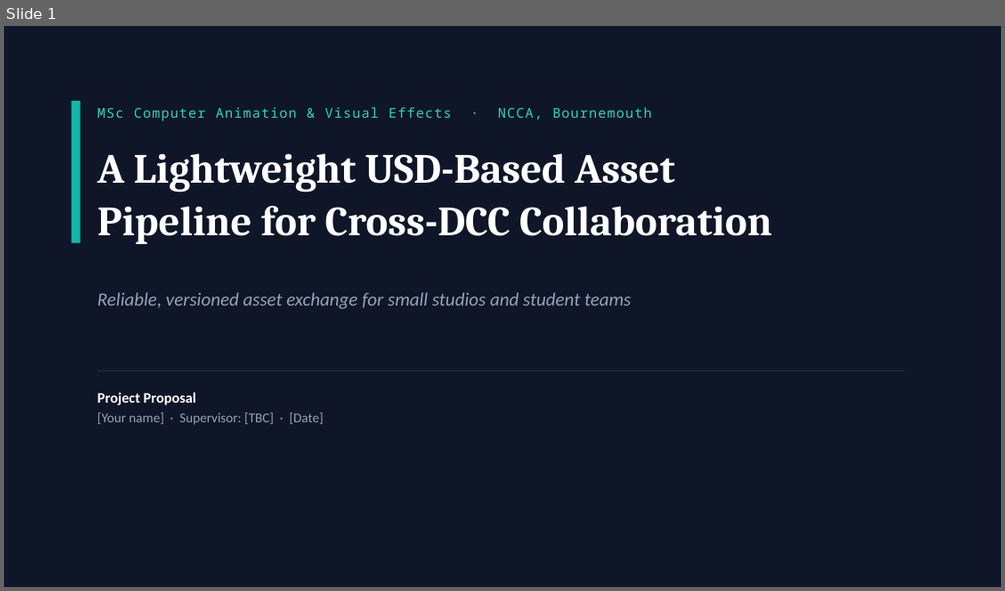
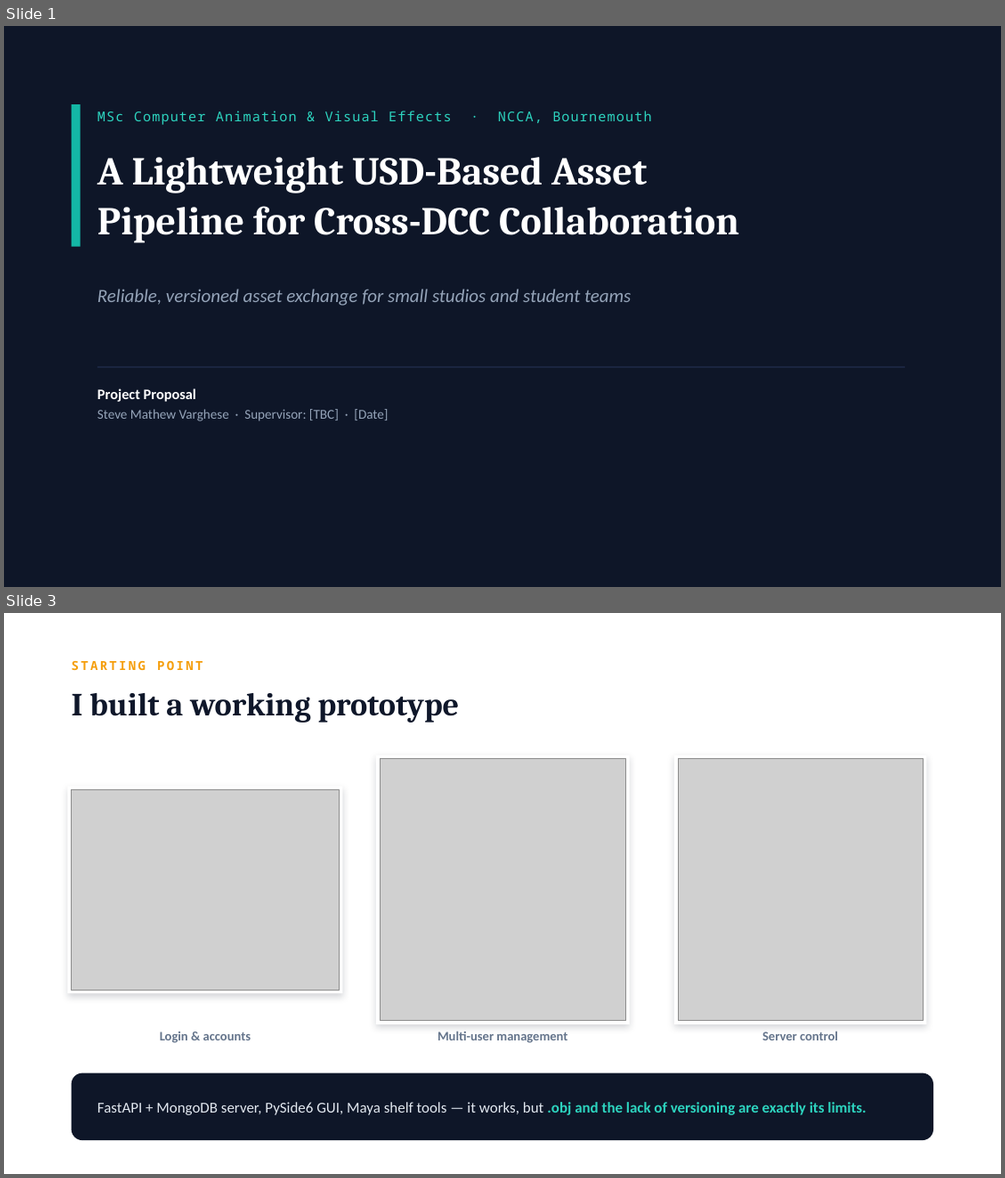
Before and after one commit to steve-mathew-v/usd-asset-pipeline, a slide deck: docs/MSc_Proposal.pptx. Shown one above the other, each under a label of ours: slide 1 before the commit, slides 1 and 3 after it; the slides between them are not shown. The pictures are 1005x591 and 1005x1178 pixels, drawn with LibreOffice and Linux fonts; fonts in the diff are those of the drawing; grey boxes stand for pictures. Boxes give left, top, right and bottom in pixels: in the first picture for what was removed or moved away, otherwise in the second. Text is boxed around its words. In the diff, an @@ line names an element or a change of style, - is before the commit and + after.

```diff
--- a/docs/MSc_Proposal.pptx
+++ b/docs/MSc_Proposal.pptx
@@ slide 3 added at bbox=[4, 613, 1001, 1174], background #FFFFFF @@
@@ text added at bbox=[72, 661, 202, 670], 12 pt, text #F59E0B, bold @@
+STARTING POINT
@@ text added at bbox=[72, 693, 460, 722], 31 pt, text #0F172A, bold @@
+I built a working prototype
@@ rectangle added at bbox=[376, 755, 630, 1024], fill #FFFFFF @@
@@ picture added at bbox=[380, 759, 626, 1021] @@
@@ rectangle added at bbox=[674, 755, 927, 1024], fill #FFFFFF @@
@@ picture added at bbox=[678, 759, 923, 1021] @@
@@ rectangle added at bbox=[67, 786, 343, 993], fill #FFFFFF @@
@@ picture added at bbox=[72, 789, 339, 989] @@
@@ text added at bbox=[160, 1031, 251, 1043], 12.5 pt, text #64748B, bold @@
+Login & accounts
@@ text added at bbox=[437, 1031, 567, 1043], 12.5 pt, text #64748B, bold @@
+Multi-user management
@@ text added at bbox=[762, 1031, 838, 1040], 12.5 pt, text #64748B, bold @@
+Server control
@@ rounded rectangle added at bbox=[72, 1073, 933, 1140], fill #0E1628 @@
@@ text added at bbox=[97, 1102, 866, 1115], 14.5 pt, text #E2E8F0 @@
+FastAPI + MongoDB server, PySide6 GUI, Maya shelf tools — it works, but .obj and the lack of versioning are exactly its limits.
@@ slide 1 changed as well @@
@@ rectangle: place and size @@
-rectangle at bbox=[72, 101, 81, 243]
+rectangle at bbox=[72, 104, 81, 247]
@@ text "MSc Computer Animation & Visual ...": place and size @@
-text "MSc Computer Animation & Visual ..." at bbox=[97, 107, 651, 121]
+text "MSc Computer Animation & Visual ..." at bbox=[97, 111, 651, 125]
@@ text "A Lightweight USD-Based Asset" at bbox=[97, 157, 739, 243]: size 40 to 38 pt @@
@@ text "Reliable, versioned asset exchange for ...": place and size @@
-text "Reliable, versioned asset exchange for ..." at bbox=[97, 292, 631, 309]
+text "Reliable, versioned asset exchange for ..." at bbox=[97, 289, 631, 305]
@@ rectangle: place and size @@
-rectangle at bbox=[97, 370, 905, 371]
+rectangle at bbox=[97, 366, 905, 368]
@@ text at bbox=[97, 409, 388, 421]: text changed @@
-[Your name] · Supervisor: [TBC] · [Date]
+Steve Mathew Varghese · Supervisor: [TBC] · [Date]
```
Also in this commit, not shown: 1 other slide changed, 4 other slides added, 8 slides removed, 27 other files.
